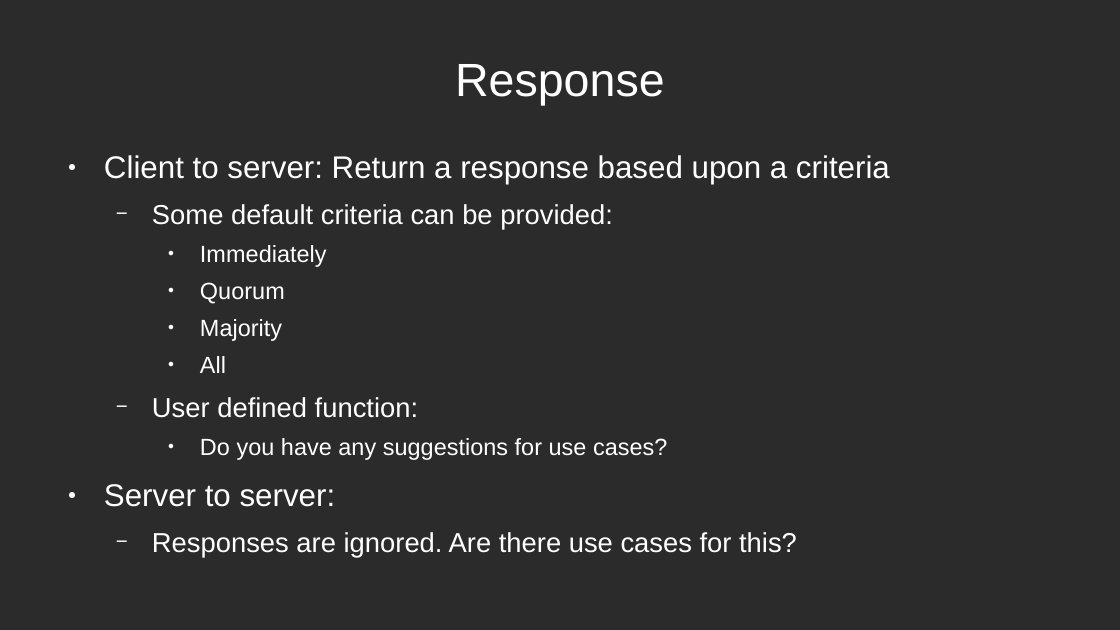
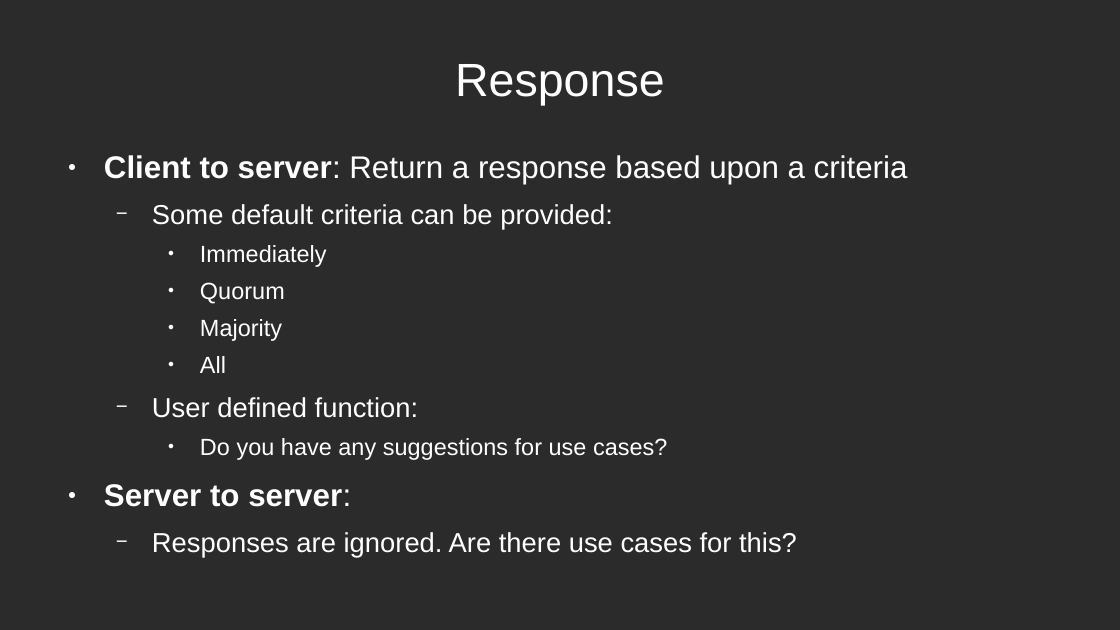
Before and after one commit to aleksander-vedvik/Master, a slide deck: slide 34 of notes/presentation_updated.odp. Drawn at 1120x630 pixels with LibreOffice and Linux fonts; fonts in the diff are those of the drawing; background and template pictures are left out; a plain dark background stands for a picture behind light text. Boxes give left, top, right and bottom in pixels: in the first picture for what was removed or moved away, otherwise in the second. Text is boxed around its words. In the diff, an @@ line names an element or a change of style, - is before the commit and + after.

Commit message:
updated presentation2

```diff
--- a/notes/presentation_updated.odp
+++ b/notes/presentation_updated.odp
@@ text at (104, 155, 908, 507): bold on in "Client to server:", "Server to server:" @@
```
Also in this commit, not shown: 1 other file.
